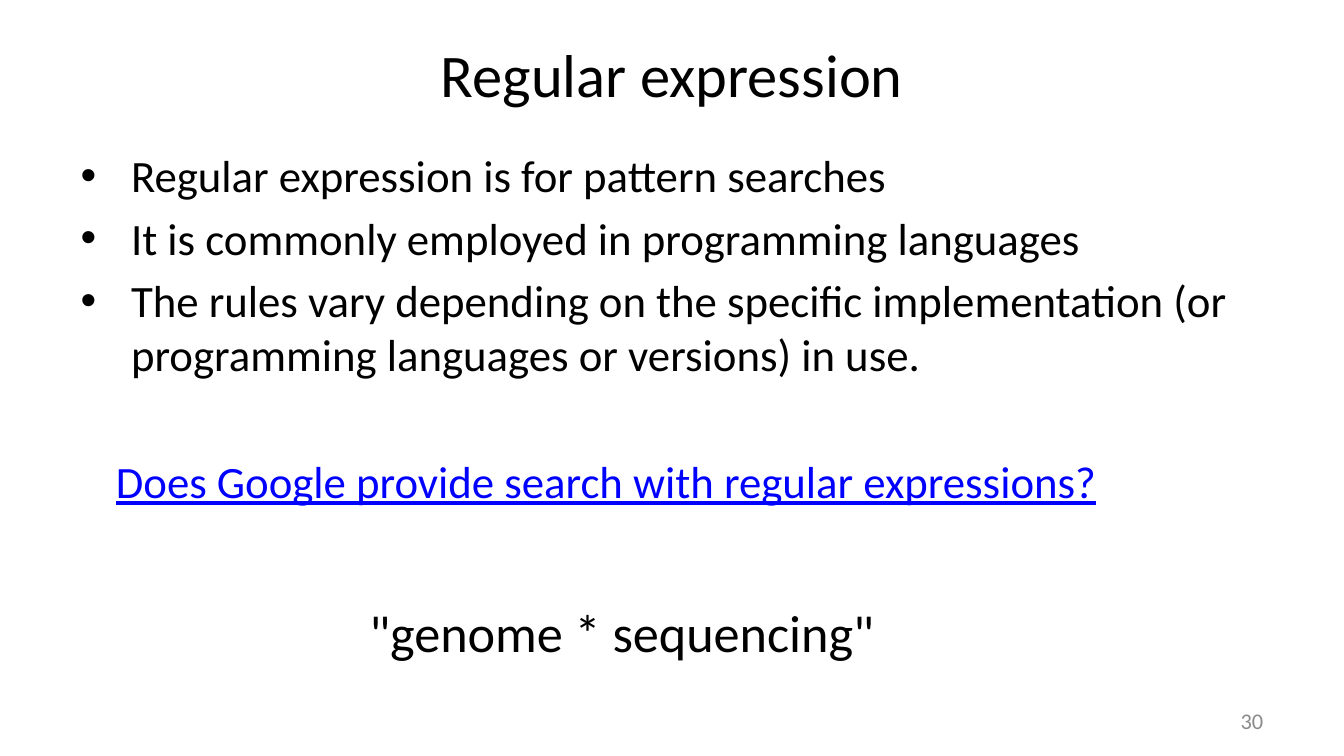
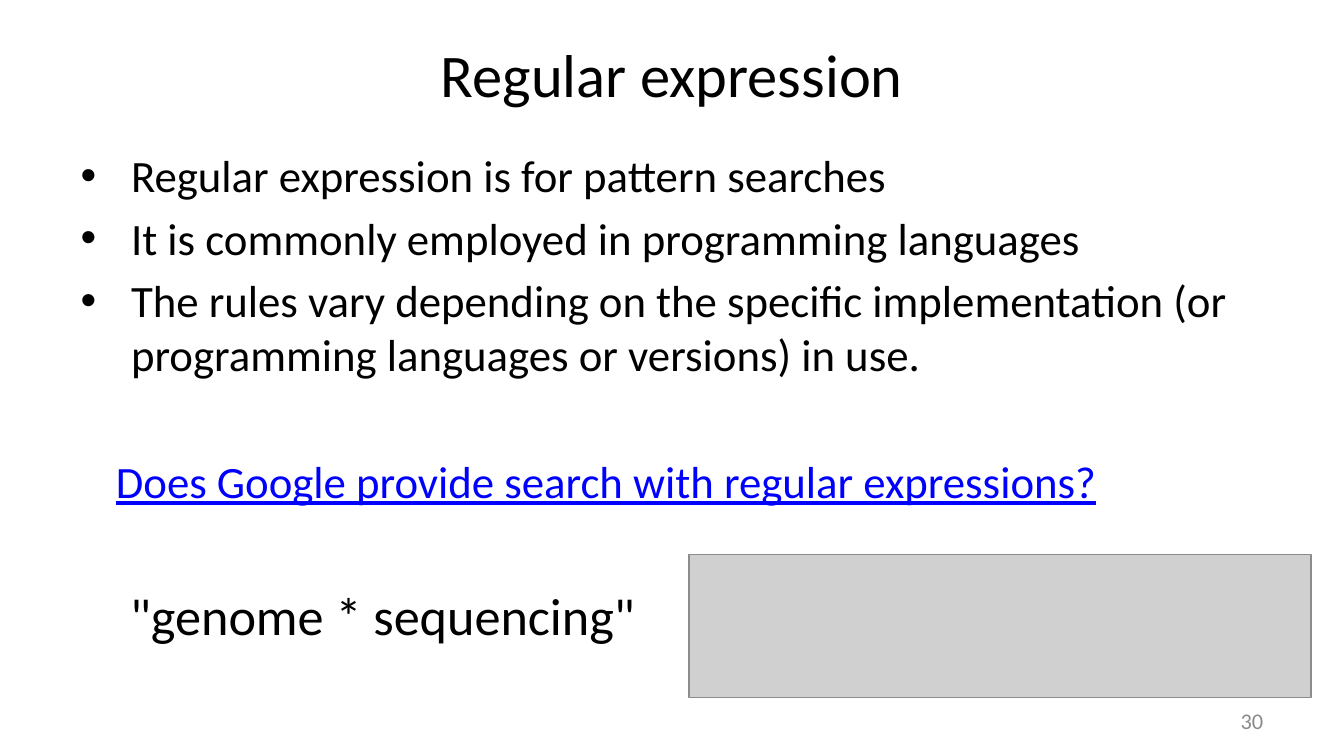
Before and after one commit to liu3zhenlab/teaching, a slide deck: slide 30 of PLPTH813Bioinformatis/2025/1_lecture/lecture01_overview_basis.pptx. Drawn at 1344x756 pixels with LibreOffice and Linux fonts; fonts in the diff are those of the drawing; grey boxes stand for pictures. Boxes give left, top, right and bottom in pixels: in the first picture for what was removed or moved away, otherwise in the second. Text is boxed around its words. In the diff, an @@ line names an element or a change of style, - is before the commit and + after.

```diff
--- a/PLPTH813Bioinformatis/2025/1_lecture/lecture01_overview_basis.pptx
+++ b/PLPTH813Bioinformatis/2025/1_lecture/lecture01_overview_basis.pptx
@@ picture added at box(689, 555, 1312, 698) @@
@@ text ""genome * sequencing"": place and size @@
-text ""genome * sequencing"" at box(369, 616, 874, 661)
+text ""genome * sequencing"" at box(130, 599, 634, 644)
```
Also in this commit, not shown: 2 other slides changed, 1 other file.
